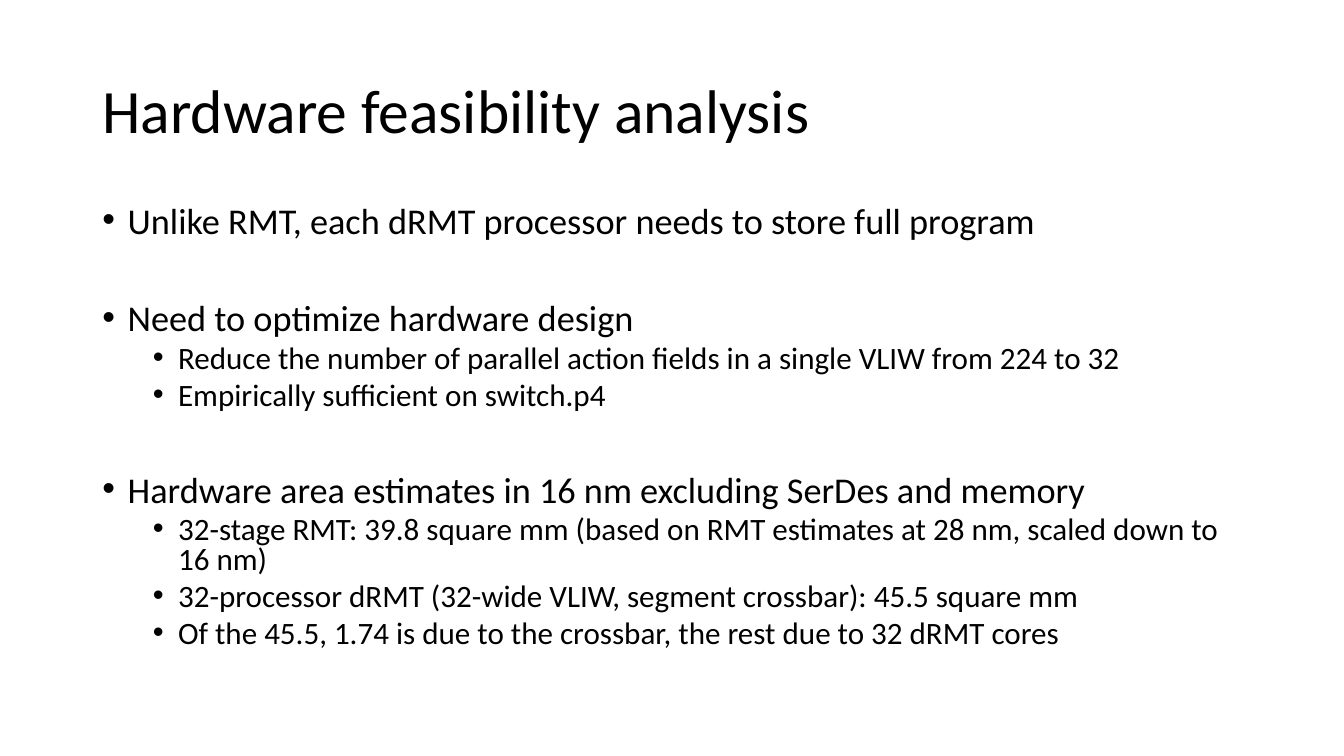
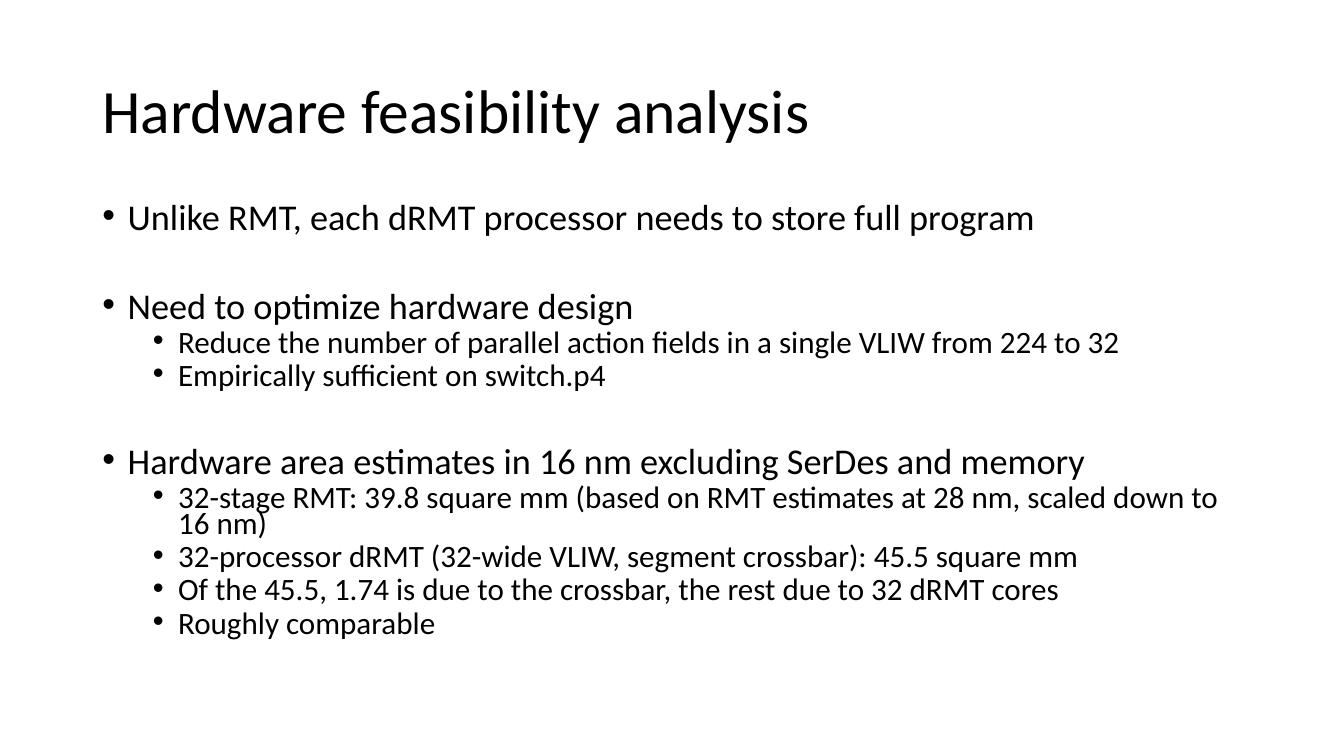
Before and after one commit to anirudhSK/drmt_talk, a slide deck: slide 29 of drmt.pptx. Drawn at 1344x756 pixels with LibreOffice and Linux fonts; fonts in the diff are those of the drawing. Boxes give left, top, right and bottom in pixels: in the first picture for what was removed or moved away, otherwise in the second. Text is boxed around its words. In the diff, an @@ line names an element or a change of style, - is before the commit and + after.

```diff
--- a/drmt.pptx
+++ b/drmt.pptx
@@ text at (128,204,1218,604): line spacing 0.8 to 0.7 @@
@@ text at (178,612,435,640): paragraph added @@
+  • Roughly comparable
```
Also in this commit, not shown: 1 other slide changed.
